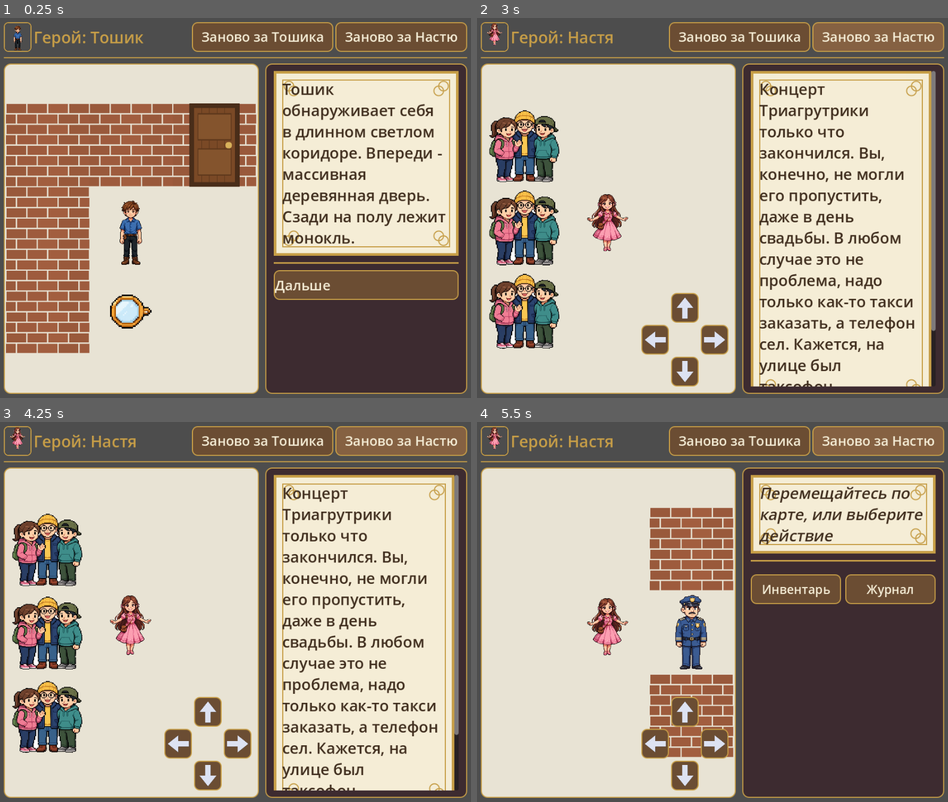
Above: before the commit, frames 1-4 (two rows, left to right).
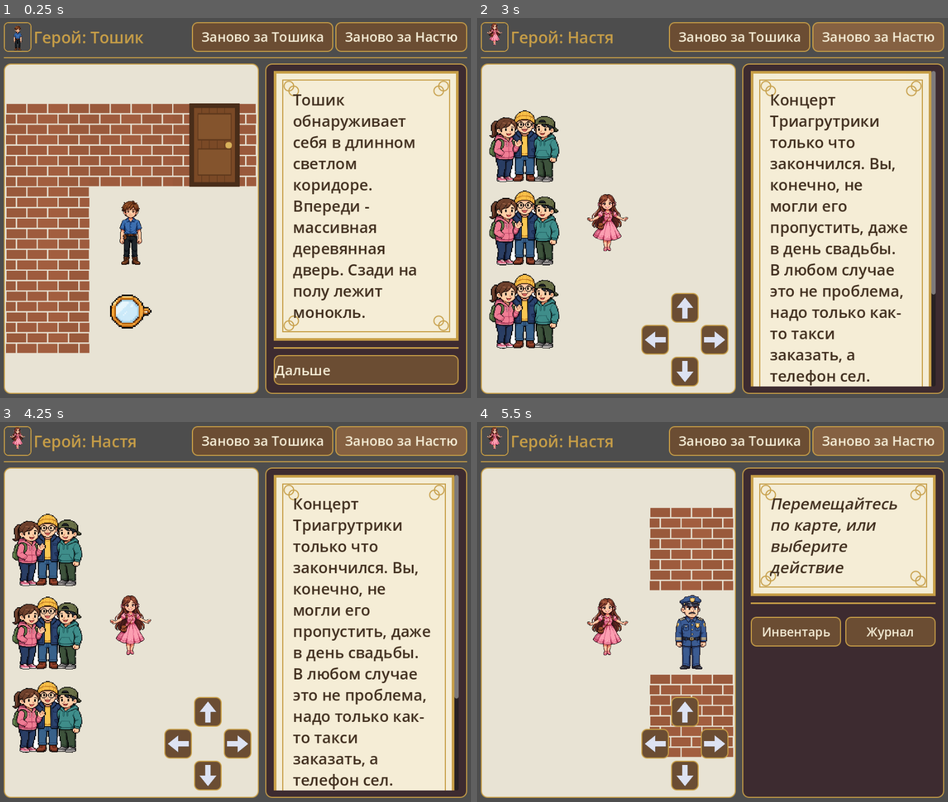
Above: after the commit, the same moments.

Repository: ssokratov/tnquest_godot
Game: Godot game, scene res://scenes/main.tscn
Two runs of this game, one before a commit and one after it. Both use one fixed random seed, a clock stepped at 60 frames per second and the inputs below.
Inputs:
- Up to frame 1 (0.25 s): no input
- Up to frame 2 (3 s): click "Заново за Тошика" at 0.5 s; click "Заново за Тошика" at 1.25 s; click "Заново за Тошика" at 2 s; click "Заново за Настю" at 2.75 s
- Up to frame 3 (4.25 s): click "Заново за Настю" at 3.5 s
- Up to frame 4 (5.5 s): click "Заново за Настю" at 4.25 s; tap Enter at 5 s; hold Right from 5.03 s (still down)

The runs differ from the first frame. In frame 1, 17% of the frame differs, in the area x 58-98%, y 17-97%; in frame 2, 8.7%; in frame 3, 8.7%; in frame 4, 10%.

Commit message:
Desktop font cap 1.3->1.2; dialog text padding restored to 36/34 inside the frame

Diff:
--- a/scripts/main.gd
+++ b/scripts/main.gd
@@ -466,10 +466,14 @@
 	sidebar_box.add_child(dialog_card)
 	_build_dialog_frame(dialog_card)
 	var dialog_margin := MarginContainer.new()
-	dialog_margin.add_theme_constant_override("margin_left", 16)
-	dialog_margin.add_theme_constant_override("margin_right", 16)
-	dialog_margin.add_theme_constant_override("margin_top", 14)
-	dialog_margin.add_theme_constant_override("margin_bottom", 14)
+	# The flat parchment background carries no content margins (the
+	# old 9-slice contributed 20 px), so the margin alone must inset
+	# the text: 36/34 px restores the old text position and clears
+	# the frame's inner line (16-18 px) with room to spare.
+	dialog_margin.add_theme_constant_override("margin_left", 36)
+	dialog_margin.add_theme_constant_override("margin_right", 36)
+	dialog_margin.add_theme_constant_override("margin_top", 34)
+	dialog_margin.add_theme_constant_override("margin_bottom", 34)
 	dialog_card.add_child(dialog_margin)
 	dialog_label = RichTextLabel.new()
 	dialog_label.bbcode_enabled = true
@@ -754,9 +758,9 @@
 		return 1.0
 	# Phones (1080 device px) sit at the 1.15 floor, which reads fine
 	# there; wide desktops used to reach 1.6 (dialog 40 px at 1920),
-	# which reads too big, so the cap is 1.3 (dialog 32 px at 1920,
-	# about the pre-bump size) and the ramp is gentler.
-	return clamp(w / 1400.0, 1.15, 1.3)
+	# which reads too big, so the cap is 1.2 (dialog 30 px at 1920)
+	# and the ramp is gentler.
+	return clamp(w / 1400.0, 1.15, 1.2)
 
 
 func _scaled(base: int) -> int:
